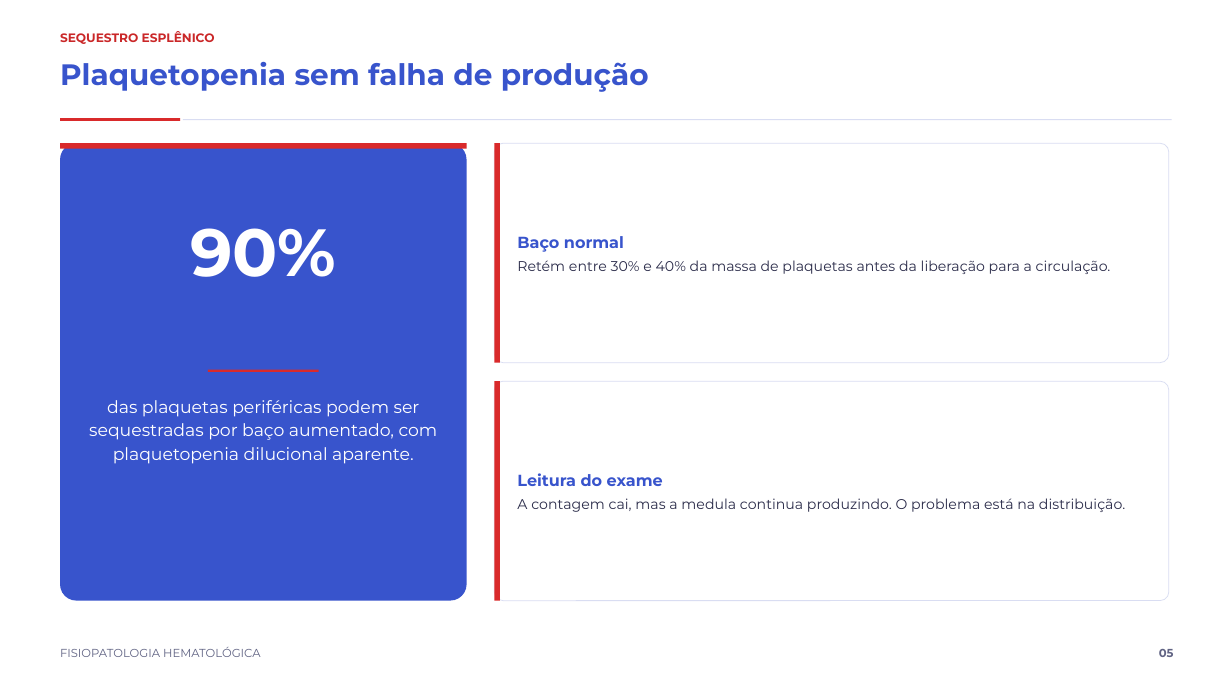
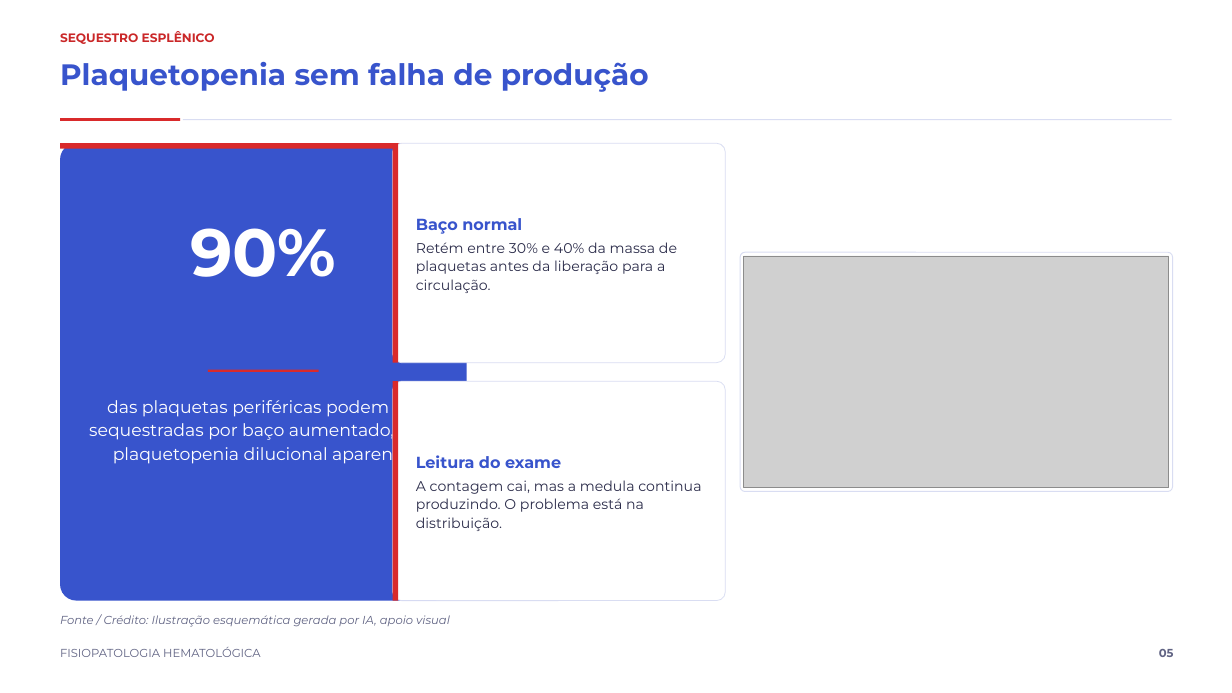
Before and after one commit to rpsin9096/slide-repo-v1, a slide deck: slide 5 of estudo-fisiopatologia-hematologica/fisiopatologia_hematologica.pptx. Drawn at 1232x693 pixels with LibreOffice and Linux fonts; fonts in the diff are those of the drawing; grey boxes stand for pictures. Boxes give left, top, right and bottom in pixels: in the first picture for what was removed or moved away, otherwise in the second. Text is boxed around its words. In the diff, an @@ line names an element or a change of style, - is before the commit and + after.

Commit message:
Adiciona imagens de apoio geradas por IA ao deck de fisiopatologia hematológica

```diff
--- a/estudo-fisiopatologia-hematologica/fisiopatologia_hematologica.pptx
+++ b/estudo-fisiopatologia-hematologica/fisiopatologia_hematologica.pptx
@@ rectangle: place and size @@
-rectangle at box(494, 143, 500, 363)
+rectangle at box(393, 143, 398, 363)
@@ rounded rectangle: place and size @@
-rounded rectangle at box(494, 143, 1169, 363)
+rounded rectangle at box(393, 143, 726, 363)
@@ text "Baço normal" rewrapped from box(517, 236, 1111, 274) to box(416, 218, 677, 293) @@
@@ rounded rectangle added at box(740, 252, 1173, 492), fill #FFFFFF, outline #D9DDF2 0.75 pt @@
@@ picture added at box(744, 256, 1169, 488) @@
@@ rectangle: place and size @@
-rectangle at box(494, 381, 500, 601)
+rectangle at box(393, 381, 398, 601)
@@ rounded rectangle: place and size @@
-rounded rectangle at box(494, 381, 1169, 601)
+rounded rectangle at box(393, 381, 726, 601)
@@ text "Leitura do exame" rewrapped from box(517, 473, 1125, 512) to box(416, 455, 701, 531) @@
@@ text added at box(60, 615, 450, 627), 9 pt, text #606383, italic @@
+Fonte / Crédito: Ilustração esquemática gerada por IA, apoio visual
```
Also in this commit, not shown: 3 other slides changed, 5 other files.
